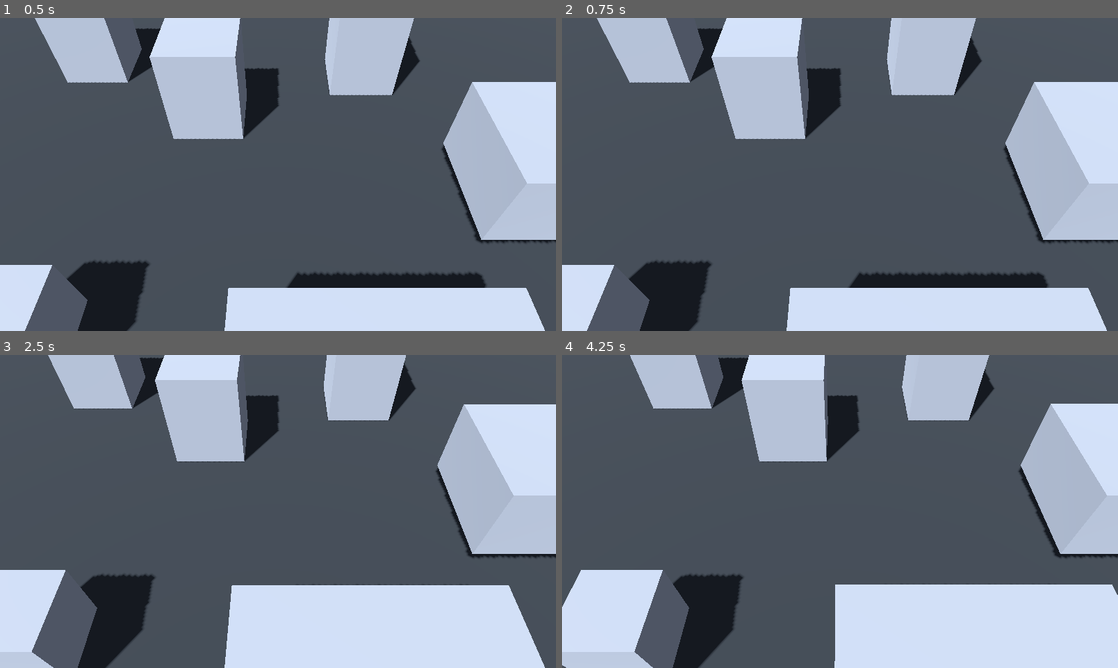
Above: before the commit, frames 1-4 (two rows, left to right).
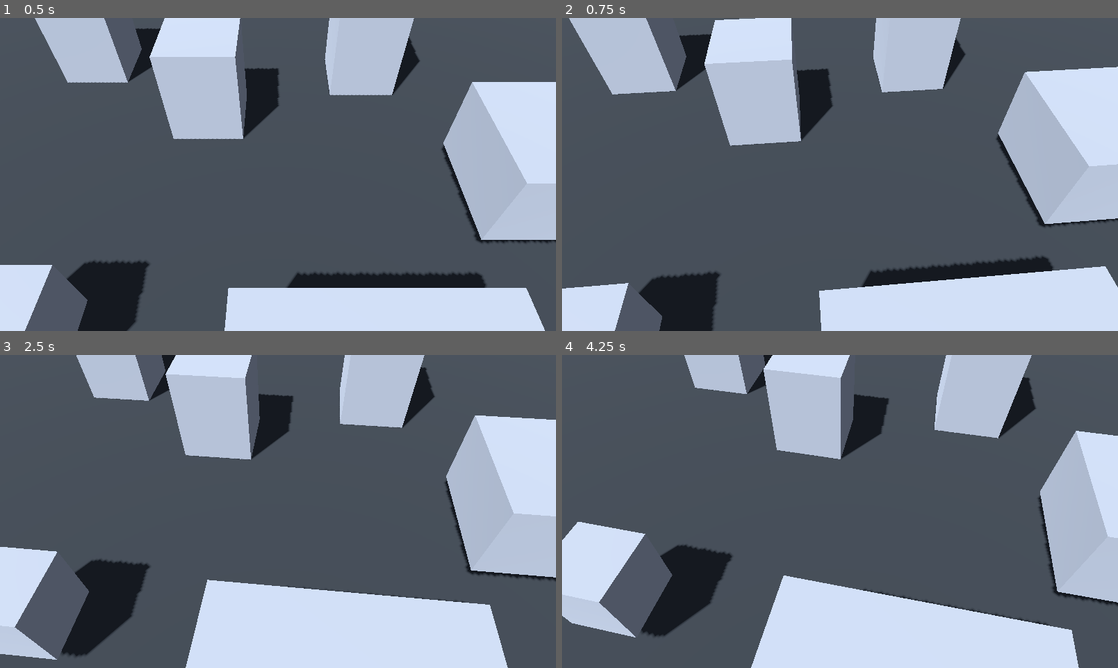
Above: after the commit, the same moments.

Repository: Technikhighknee/my-godot-collection
Game: Godot game, scene res://demos/rts_camera/RTSCameraDemo.tscn
The game is run twice, just before and just after one commit, with the same random seed, the same clock (stepped at 60 frames per second) and the same inputs.
Inputs (mouse positions are in pixels of both pictures, inside the frame that each line leads up to):
- Up to frame 1 (0.5 s): no input
- Up to frame 2 (0.75 s): tap Enter at 0.5 s; move the mouse to (962, 158) at 0.52 s; tap Q (camera_rotate_left, bound only after the commit) at 0.6 s; click (962, 158) at 0.67 s
- Up to frame 3 (2.5 s): tap E (camera_rotate_right, bound only after the commit) at 0.8, 2.3 s; drag from (166, 527) to (250, 574) at 1.27 s; tap Space at 2 s; move the mouse to (333, 442) at 2.02 s; tap S (camera_back) at 2.1 s; click (333, 442) at 2.17 s
- Up to frame 4 (4.25 s): drag from (812, 574) to (673, 464) at 2.77 s; tap Enter at 3.5 s; move the mouse to (1006, 558) at 3.52 s; tap A (camera_left) at 3.6 s; click (1006, 558) at 3.67 s; tap E (camera_rotate_right, bound only after the commit) at 3.8 s

Frame 1 is identical in both runs. In frame 2, 16% of the frame differs, in the area x 0-100%, y 0-100%; in frame 3, 18%; in frame 4, 32%.

Commit message:
Add optional RTS camera rotation

Diff:
--- a/demos/rts_camera/RTSCameraDemo.gd
+++ b/demos/rts_camera/RTSCameraDemo.gd
@@ -6,6 +6,8 @@
 	_ensure_key_action(&"camera_right", KEY_D);
 	_ensure_key_action(&"camera_forward", KEY_W);
 	_ensure_key_action(&"camera_back", KEY_S);
+	_ensure_key_action(&"camera_rotate_left", KEY_Q);
+	_ensure_key_action(&"camera_rotate_right", KEY_E);
 
 
 func _ensure_key_action(action: StringName, keycode: Key) -> void:
--- a/rts_camera/RTSCamera.gd
+++ b/rts_camera/RTSCamera.gd
@@ -7,6 +7,7 @@
 
 @export_group("Camera")
 @export_range(10.0, 80.0, 0.1) var angle := 50.0;
+@export var initial_yaw := 0.0;
 @export var initial_zoom := 30.0;
 @export var min_zoom := 5.0;
 @export var max_zoom := 120.0;
@@ -19,6 +20,12 @@
 @export_group("Zoom")
 @export_range(0.5, 0.99, 0.01) var zoom_factor := 0.85;
 @export var zoom_smoothing := 18.0;
+
+@export_group("Rotation")
+@export var rotation_enabled := true;
+@export var keyboard_rotation_speed := 90.0;
+@export var mouse_rotation_sensitivity := 0.2;
+@export var rotation_smoothing := 18.0;
 
 @export_group("World")
 @export var ground_height := 0.0;
@@ -29,7 +36,10 @@
 @export var pan_right_action: StringName = &"camera_right";
 @export var pan_forward_action: StringName = &"camera_forward";
 @export var pan_back_action: StringName = &"camera_back";
+@export var rotate_left_action: StringName = &"camera_rotate_left";
+@export var rotate_right_action: StringName = &"camera_rotate_right";
 @export var drag_button: MouseButton = MOUSE_BUTTON_MIDDLE;
+@export var rotate_button: MouseButton = MOUSE_BUTTON_RIGHT;
 
 
 @onready var camera: Camera3D = $Camera3D;
@@ -39,10 +49,14 @@
 var _target_focus: Vector3;
 var _zoom: float;
 var _target_zoom: float;
+var _yaw: float;
+var _target_yaw: float;
 
 var _dragging := false;
 var _drag_anchor_valid := false;
 var _drag_anchor: Vector3;
+
+var _rotating := false;
 
 var _zoom_anchor_active := false;
 var _zoom_anchor_screen: Vector2;
@@ -56,6 +70,9 @@
 
 	_zoom = clampf(initial_zoom, min_zoom, max_zoom);
 	_target_zoom = _zoom;
+
+	_yaw = deg_to_rad(initial_yaw);
+	_target_yaw = _yaw;
 
 	camera.make_current();
 	get_window().focus_exited.connect(_reset_transient_input);
@@ -71,10 +88,12 @@
 
 	var move_t := _smooth_factor(move_smoothing, delta);
 	var zoom_t := _smooth_factor(zoom_smoothing, delta);
+	var rotation_t := _smooth_factor(rotation_smoothing, delta);
 
 	_focus = _focus.lerp(_target_focus, move_t);
 	_focus.y = ground_height;
 	_zoom = lerpf(_zoom, _target_zoom, zoom_t);
+	_yaw = lerp_angle(_yaw, _target_yaw, rotation_t);
 
 	_apply_camera_transform();
 	_update_zoom_anchor();
@@ -86,8 +105,13 @@
 
 	if event is InputEventMouseButton:
 		_handle_mouse_button(event as InputEventMouseButton);
-	elif event is InputEventMouseMotion and _dragging:
-		_handle_drag(event as InputEventMouseMotion);
+	elif event is InputEventMouseMotion:
+		var motion := event as InputEventMouseMotion;
+
+		if _dragging:
+			_handle_drag(motion);
+		elif _rotating:
+			_handle_mouse_rotation(motion);
 
 
 func _handle_mouse_button(event: InputEventMouseButton) -> void:
@@ -97,12 +121,26 @@
 		_zoom_anchor_active = false;
 
 		if _dragging:
+			_rotating = false;
 			_target_focus = _focus;
 			var point := _world_at_screen(event.position);
 
 			if point.is_finite():
 				_drag_anchor = point;
 				_drag_anchor_valid = true;
+
+		get_viewport().set_input_as_handled();
+		return;
+
+	if rotation_enabled and event.button_index == rotate_button:
+		_rotating = event.pressed and not event.canceled;
+		_zoom_anchor_active = false;
+
+		if _rotating:
+			_dragging = false;
+			_drag_anchor_valid = false;
+			_target_focus = _focus;
+			_target_yaw = _yaw;
 
 		get_viewport().set_input_as_handled();
 		return;
@@ -121,13 +159,27 @@
 func _handle_keyboard(delta: float) -> void:
 	var input := Input.get_vector(pan_left_action, pan_right_action, pan_forward_action, pan_back_action);
 
-	if input == Vector2.ZERO:
-		return;
-
-	_zoom_anchor_active = false;
-
-	var movement := Vector3(input.x, 0.0, input.y);
-	_target_focus += movement * _get_pan_speed() * delta;
+	if input != Vector2.ZERO:
+		_zoom_anchor_active = false;
+
+		var right := Vector3(cos(_yaw), 0.0, -sin(_yaw));
+		var backward := Vector3(sin(_yaw), 0.0, cos(_yaw));
+		var movement := right * input.x + backward * input.y;
+
+		_target_focus += movement * _get_pan_speed() * delta;
+
+	if not rotation_enabled:
+		return;
+
+	var rotation_input := Input.get_axis(rotate_left_action, rotate_right_action);
+
+	if not is_zero_approx(rotation_input):
+		_zoom_anchor_active = false;
+		_target_yaw = wrapf(
+			_target_yaw + deg_to_rad(keyboard_rotation_speed) * rotation_input * delta,
+			-PI,
+			PI
+		);
 
 
 func _handle_drag(event: InputEventMouseMotion) -> void:
@@ -149,11 +201,21 @@
 	get_viewport().set_input_as_handled();
 
 
+func _handle_mouse_rotation(event: InputEventMouseMotion) -> void:
+	var delta_yaw := deg_to_rad(event.relative.x * mouse_rotation_sensitivity);
+
+	_yaw = wrapf(_yaw + delta_yaw, -PI, PI);
+	_target_yaw = _yaw;
+
+	_apply_camera_transform();
+	get_viewport().set_input_as_handled();
+
+
 func _zoom_at(screen_position: Vector2, zoom_in: bool, event_factor: float) -> void:
 	_begin_zoom_anchor(screen_position);
 
 	var amount := event_factor if event_factor > 0.0 else 1.0;
-	var multiplier := pow(zoom_factor, amount);
+	var multiplier: float = pow(zoom_factor, amount);
 
 	if zoom_in:
 		_target_zoom *= multiplier;
@@ -201,7 +263,8 @@
 
 func _apply_camera_transform() -> void:
 	var radians := deg_to_rad(angle);
-	var offset := Vector3(0.0, sin(radians), cos(radians)) * _zoom;
+	var horizontal := cos(radians);
+	var offset := Vector3(sin(_yaw) * horizontal, sin(radians), cos(_yaw) * horizontal) * _zoom;
 
 	global_position = _focus;
 	camera.global_position = _focus + offset;
@@ -237,6 +300,7 @@
 func _reset_transient_input() -> void:
 	_dragging = false;
 	_drag_anchor_valid = false;
+	_rotating = false;
 	_zoom_anchor_active = false;
 
 
@@ -259,9 +323,19 @@
 		_apply_camera_transform();
 
 
+func rotate_to(yaw_degrees: float, immediate := false) -> void:
+	_target_yaw = wrapf(deg_to_rad(yaw_degrees), -PI, PI);
+	_zoom_anchor_active = false;
+
+	if immediate:
+		_yaw = _target_yaw;
+		_apply_camera_transform();
+
+
 func snap() -> void:
 	_focus = _target_focus;
 	_zoom = _target_zoom;
+	_yaw = _target_yaw;
 	_apply_camera_transform();
 
 
@@ -276,3 +350,7 @@
 func get_zoom_ratio() -> float:
 	var ratio: float = inverse_lerp(min_zoom, max_zoom, _target_zoom);
 	return clampf(ratio, 0.0, 1.0);
+
+
+func get_yaw() -> float:
+	return rad_to_deg(_yaw);
Not shown, changed: rts_camera/README.md
